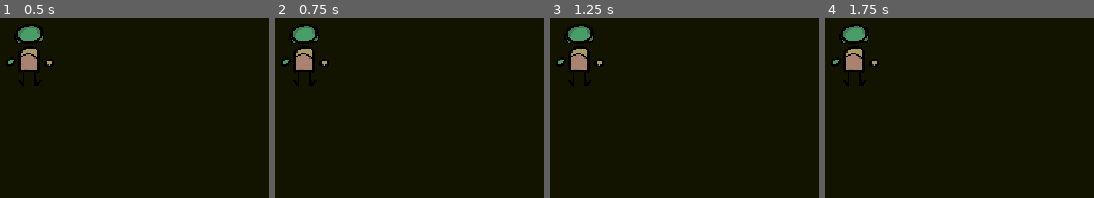
Above: before the commit, frames 1-4 (left to right).
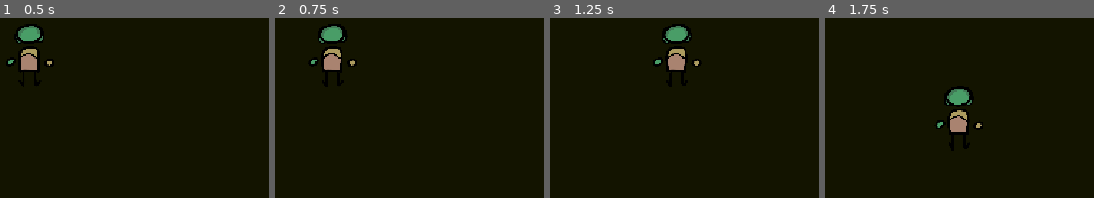
Above: after the commit, the same moments.

Repository: TheSoupIsHere/Game-Jam-Project
Game: Godot game, scene res://Scenes/main.tscn
Same seed, same stepped clock (60 frames per second), same inputs: the game is played once before the commit and once after it. This scene is started directly instead of the project's main scene.
Inputs (mouse positions are in pixels of both pictures, inside the frame that each line leads up to):
- Up to frame 1 (0.5 s): no input
- Up to frame 2 (0.75 s): tap Enter at 0.5 s; move the mouse to (482, 32) at 0.52 s; hold D (ui_right) from 0.53 s (still down); click (482, 32) at 0.67 s
- Up to frame 3 (1.25 s): keep holding D (ui_right)
- Up to frame 4 (1.75 s): move the mouse to (outside the picture) at 1.27 s; release D (ui_right) at 1.28 s; hold S (ui_down) from 1.28 s (still down)

Frame 1 is identical in both runs. In frame 2, 2.5% of the frame differs, in the area x 2-30%, y 4-29%; in frame 3, 2.6%; in frame 4, 2.6%, in the area x 2-59%, y 4-64%.

Commit message:
stamina thingy

Diff:
--- a/Scripts/player.gd
+++ b/Scripts/player.gd
@@ -10,7 +10,7 @@
 		speed = 2000
 		stamina -= 1 / delta
 	else:
-
+		stamina += 2 / delta
 	velocity = input_dir * speed
 
 
